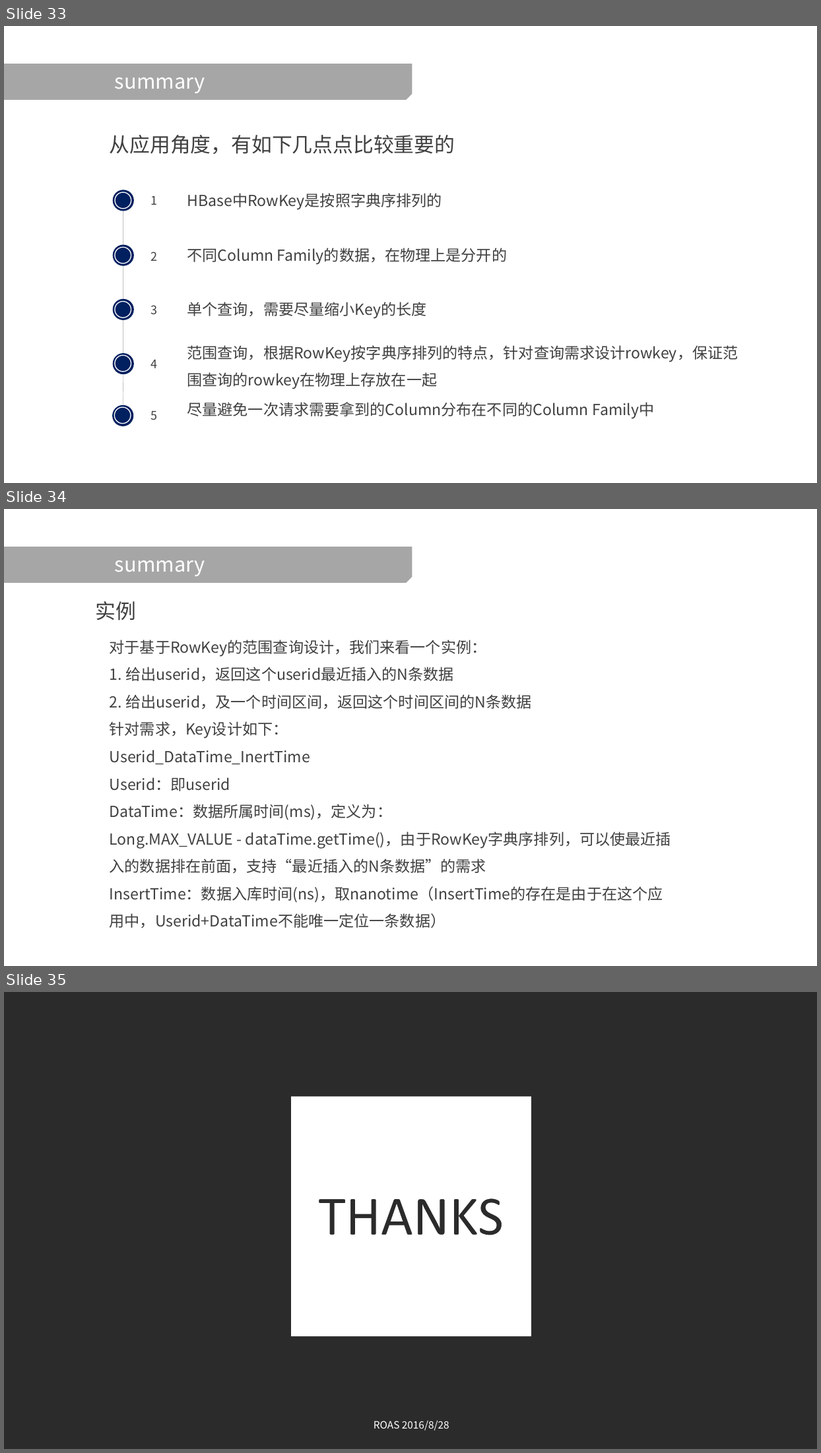
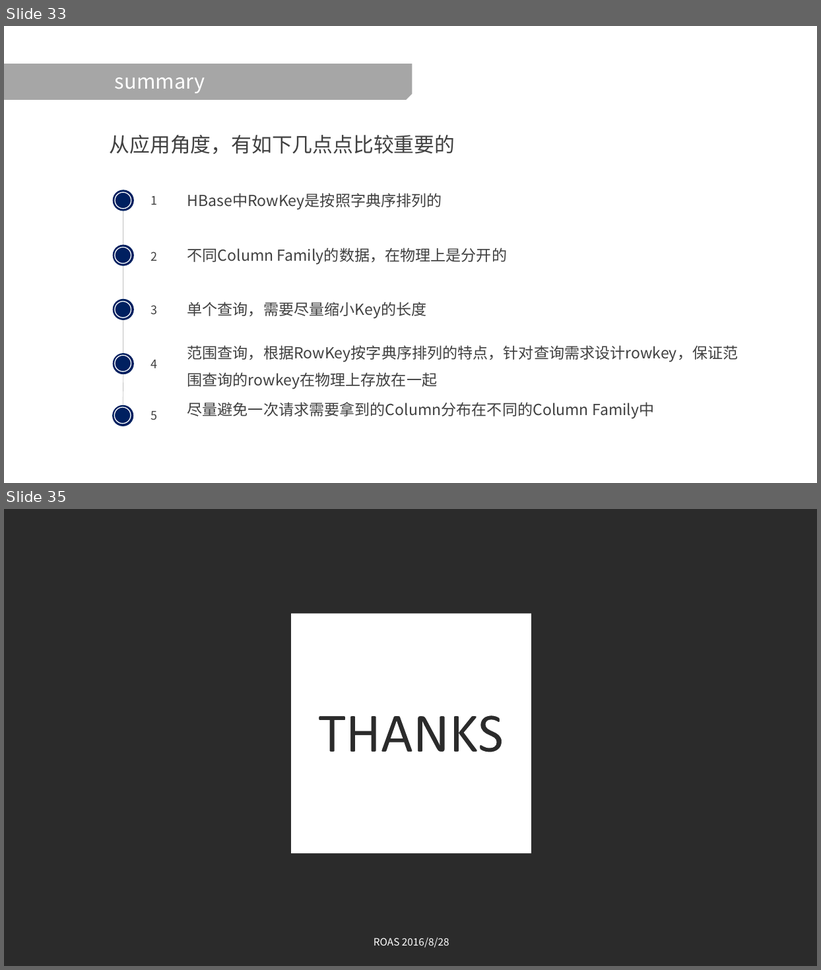
Before and after one commit to Guosmilesmile/hbaseDoc, a slide deck: Hbase学习分享.pptx. Shown one above the other, each under a label of ours: slides 33, 34 and 35 before the commit, slides 33 and 35 after it; the slides between them are not shown. The pictures are 821x1453 and 821x970 pixels, drawn with LibreOffice and Linux fonts; fonts in the diff are those of the drawing; background and template pictures are left out; a plain dark background stands for a picture behind light text. Boxes give left, top, right and bottom in pixels: in the first picture for what was removed or moved away, otherwise in the second. Text is boxed around its words. In the diff, an @@ line names an element or a change of style, - is before the commit and + after.

```diff
--- a/Hbase学习分享.pptx
+++ b/Hbase学习分享.pptx
@@ slide 34 removed at (4, 509, 817, 966), background picture (left out) @@
@@ snip rect removed at (4, 547, 412, 583) @@
@@ title removed at (115, 560, 205, 576) @@
-summary
@@ text removed at (96, 601, 137, 621) @@
-实例
@@ text removed at (110, 640, 671, 928) @@
-对于基于RowKey的范围查询设计，我们来看一个实例：
-1. 给出userid，返回这个userid最近插入的N条数据
-2. 给出userid，及一个时间区间，返回这个时间区间的N条数据
-针对需求，Key设计如下：
-Userid_DataTime_InertTime
-Userid：即userid
-DataTime：数据所属时间(ms)，定义为：
-Long.MAX_VALUE - dataTime.getTime()，由于RowKey字典序排列，可以使最近插入的数据排在前面，支持“最近插入的N条数据”的需求
-InsertTime：数据入库时间(ns)，取nanotime（InsertTime的存在是由于在这个应用中，Userid+DataTime不能唯一定位一条数据）
```
Also in this commit, not shown: 1 slide changed, 2 slides added, 1 other slide removed.
